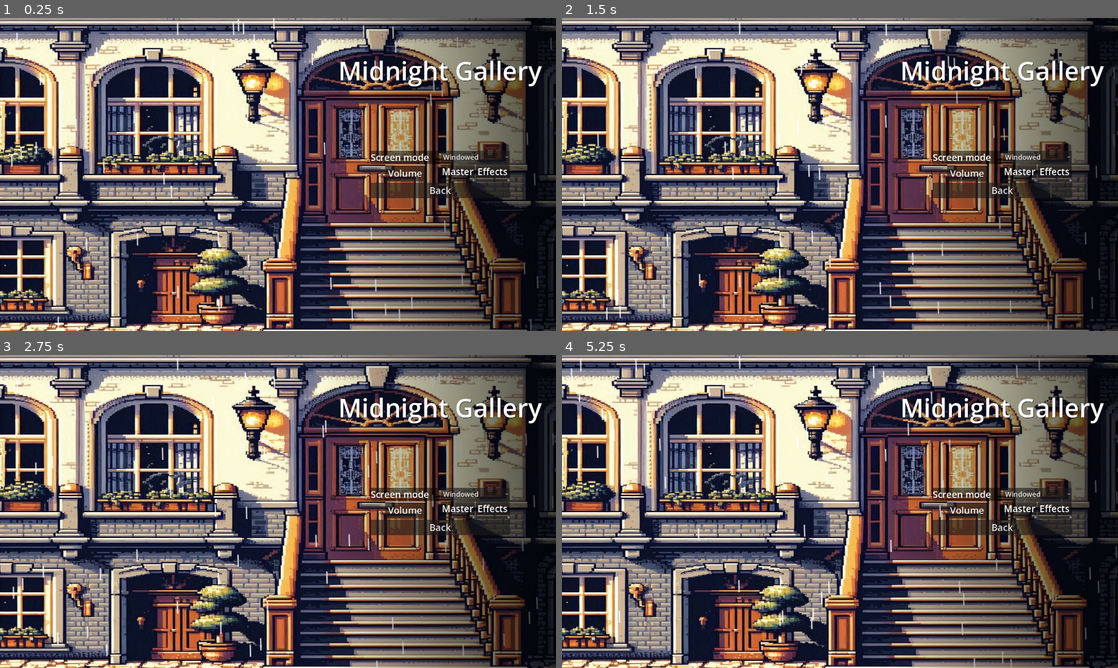
Above: before the commit, frames 1-4 (two rows, left to right).
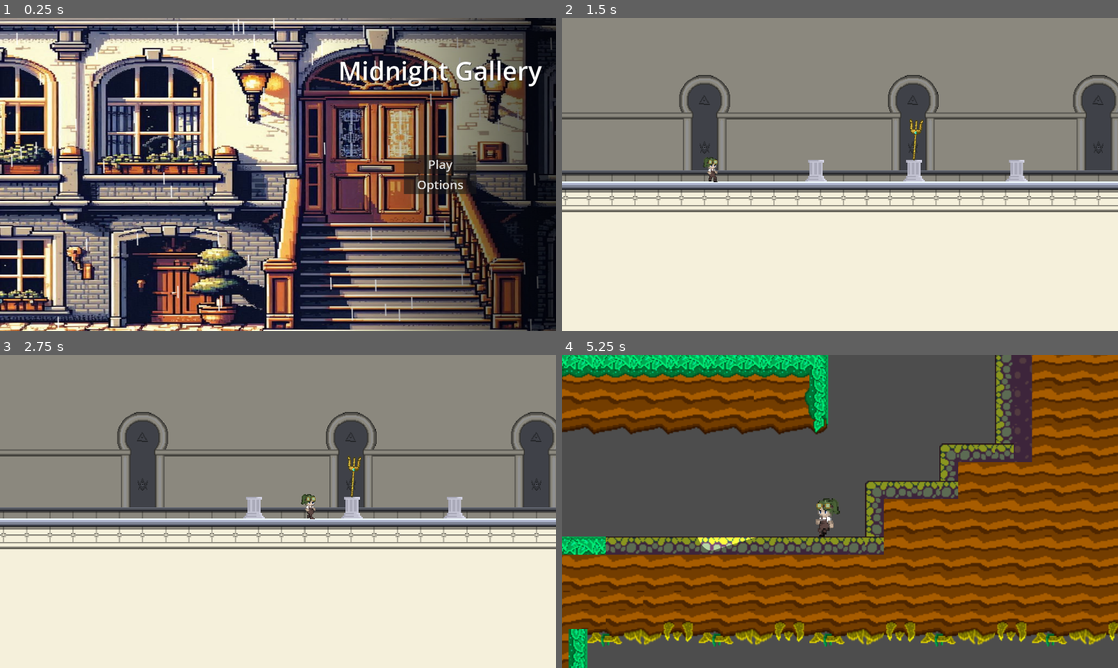
Above: after the commit, the same moments.

Repository: IES-Rafael-Alberti/GameOff2024KarambitStudios
Game: Godot game, scene res://Scenes/main_menu.tscn
Two runs of this game, one before a commit and one after it. Both use one fixed random seed, a clock stepped at 60 frames per second and the inputs below. The engine's default icon, where the game draws it, is replaced by a stand-in: a white triangle on a blue panel in a dark square.
Inputs (mouse positions are in pixels of both pictures, inside the frame that each line leads up to):
- Up to frame 1 (0.25 s): no input
- Up to frame 2 (1.5 s): click (1001, 165) at 0.5 s, where only the run after the commit has a clickable "Play"; move the mouse to (962, 158) at 1.27 s; hold D (Move_right) from 1.28 s (still down); tap E (Action) at 1.35 s
- Up to frame 3 (2.75 s): keep holding D (Move_right); tap Space (Jump) at 1.52, 2.27 s; move the mouse to (166, 527) at 2.02 s; tap Shift (Dash) at 2.1 s
- Up to frame 4 (5.25 s): move the mouse to (895, 442) at 2.77 s; release D (Move_right) at 2.78 s; hold A (Move_left) 2.78-3.53 s; right-click (895, 442) at 2.85 s; move the mouse to (812, 574) at 3.52 s; hold D (Move_right) 3.53-5.03 s; tap E (Action) at 3.6 s; tap Space (Jump) at 3.77, 4.52 s; move the mouse to (1006, 558) at 4.27 s; tap Shift (Dash) at 4.35 s; move the mouse to (673, 464) at 5.02 s; hold A (Move_left) from 5.03 s (still down); right-click (673, 464) at 5.1 s

The runs differ from the first frame. In frame 1, 1.9% of the frame differs, in the area x 66-92%, y 42-58%; in frame 2, 93%; in frame 3, 93%; in frame 4, 97%, in the area x 0-100%, y 0-100%.

Commit message:
Mecanica de mono

Diff:
--- a/Scenes/main_menu.tscn
+++ b/Scenes/main_menu.tscn
@@ -93,7 +93,6 @@
 horizontal_alignment = 1
 
 [node name="FirstMenu" type="VBoxContainer" parent="Panel/BackGroundButton"]
-visible = false
 z_index = 1
 layout_mode = 1
 anchors_preset = 13
@@ -121,6 +120,7 @@
 text = "Options"
 
 [node name="OptionsMenu" type="VBoxContainer" parent="Panel/BackGroundButton"]
+visible = false
 z_index = 1
 layout_mode = 1
 anchors_preset = 13
--- a/Scenes/monkey.tscn
+++ b/Scenes/monkey.tscn
@@ -1,19 +1,54 @@
-[gd_scene load_steps=4 format=3 uid="uid://daq4hixxbx71i"]
+[gd_scene load_steps=8 format=3 uid="uid://daq4hixxbx71i"]
 
 [ext_resource type="Script" path="res://Scripts/monkey.gd" id="1_qaunr"]
+[ext_resource type="Texture2D" uid="uid://bqy2m8rx7tssa" path="res://Assets/Sprites/Enemies/sprite_enemigo_mono_idle.png" id="2_uqg1j"]
 
-[sub_resource type="CanvasTexture" id="CanvasTexture_01ecm"]
+[sub_resource type="AtlasTexture" id="AtlasTexture_byl4x"]
+atlas = ExtResource("2_uqg1j")
+region = Rect2(0, 0, 32, 32)
+
+[sub_resource type="AtlasTexture" id="AtlasTexture_flool"]
+atlas = ExtResource("2_uqg1j")
+region = Rect2(32, 0, 32, 32)
+
+[sub_resource type="AtlasTexture" id="AtlasTexture_vj8xg"]
+atlas = ExtResource("2_uqg1j")
+region = Rect2(64, 0, 32, 32)
+
+[sub_resource type="SpriteFrames" id="SpriteFrames_6l43g"]
+animations = [{
+"frames": [{
+"duration": 1.0,
+"texture": SubResource("AtlasTexture_byl4x")
+}, {
+"duration": 1.0,
+"texture": SubResource("AtlasTexture_flool")
+}, {
+"duration": 1.0,
+"texture": SubResource("AtlasTexture_vj8xg")
+}, {
+"duration": 1.0,
+"texture": SubResource("AtlasTexture_flool")
+}],
+"loop": true,
+"name": &"default",
+"speed": 6.0
+}]
 
 [sub_resource type="RectangleShape2D" id="RectangleShape2D_d3j8t"]
+size = Vector2(457, 740)
 
 [node name="Monkey" type="CharacterBody2D"]
+texture_filter = 1
 script = ExtResource("1_qaunr")
 
-[node name="SpriteMonkey" type="Sprite2D" parent="."]
+[node name="SpriteMonkey" type="AnimatedSprite2D" parent="."]
 scale = Vector2(32, 32)
-texture = SubResource("CanvasTexture_01ecm")
+sprite_frames = SubResource("SpriteFrames_6l43g")
+frame_progress = 0.97457
 
 [node name="ColliderMonkey" type="CollisionShape2D" parent="."]
+position = Vector2(-9.5, 82)
 shape = SubResource("RectangleShape2D_d3j8t")
 
 [node name="ShootingPoint" type="Node2D" parent="."]
--- a/Scenes/monkey_stone.tscn
+++ b/Scenes/monkey_stone.tscn
@@ -1,13 +1,18 @@
-[gd_scene load_steps=3 format=3 uid="uid://dexdfrjye1ocu"]
+[gd_scene load_steps=4 format=3 uid="uid://dexdfrjye1ocu"]
 
 [ext_resource type="Script" path="res://Scripts/monkey_stone.gd" id="1_vvy4f"]
+[ext_resource type="Texture2D" uid="uid://126x1nohvvqk" path="res://Assets/Sprites/Stone.png" id="2_6wu5o"]
 
 [sub_resource type="CircleShape2D" id="CircleShape2D_be3y3"]
+radius = 6.0
 
 [node name="MonkeyStone" type="RigidBody2D"]
 script = ExtResource("1_vvy4f")
 
 [node name="SpriteStone" type="Sprite2D" parent="."]
+texture_filter = 1
+texture = ExtResource("2_6wu5o")
+region_rect = Rect2(0, -0.951334, 1.9342, 1.95133)
 
 [node name="CollisionShape2D" type="CollisionShape2D" parent="."]
 shape = SubResource("CircleShape2D_be3y3")
--- a/Scenes/museum_scene.tscn
+++ b/Scenes/museum_scene.tscn
@@ -49,6 +49,8 @@
 shader_parameter/Colors = Color(0.125911, 0.125911, 0.125911, 1)
 shader_parameter/mix_color = 0.5
 shader_parameter/alphaColor = 1.0
+
+[sub_resource type="WorldBoundaryShape2D" id="WorldBoundaryShape2D_hlojj"]
 
 [node name="MuseumScene" type="Node2D"]
 script = ExtResource("1_tks1q")
@@ -112,3 +114,8 @@
 [node name="Walls" type="Node" parent="."]
 
 [node name="Area2D" type="Area2D" parent="Walls"]
+position = Vector2(-180, 0)
+
+[node name="LeftWall" type="CollisionShape2D" parent="Walls/Area2D"]
+rotation = 1.5708
+shape = SubResource("WorldBoundaryShape2D_hlojj")
--- a/Scenes/player.tscn
+++ b/Scenes/player.tscn
@@ -683,6 +683,33 @@
 "values": [0, 1, 3, 4, 4, 4, 5, 6, 7, 0]
 }
 
+[sub_resource type="Animation" id="Animation_ikesl"]
+resource_name = "attack_melee"
+tracks/0/type = "value"
+tracks/0/imported = false
+tracks/0/enabled = true
+tracks/0/path = NodePath("PlayerSprite:animation")
+tracks/0/interp = 1
+tracks/0/loop_wrap = true
+tracks/0/keys = {
+"times": PackedFloat32Array(0),
+"transitions": PackedFloat32Array(1),
+"update": 1,
+"values": [&"attack_melee"]
+}
+tracks/1/type = "value"
+tracks/1/imported = false
+tracks/1/enabled = true
+tracks/1/path = NodePath("PlayerSprite:frame")
+tracks/1/interp = 1
+tracks/1/loop_wrap = true
+tracks/1/keys = {
+"times": PackedFloat32Array(0, 0.0666667, 0.133333, 0.2, 0.266667, 0.333333, 0.4, 0.466667, 0.533333, 0.6, 0.666667, 0.733333, 0.8, 0.866667, 0.933333, 1),
+"transitions": PackedFloat32Array(1, 1, 1, 1, 1, 1, 1, 1, 1, 1, 1, 1, 1, 1, 1, 1),
+"update": 1,
+"values": [0, 1, 2, 3, 4, 5, 6, 7, 8, 9, 10, 11, 12, 13, 14, 15]
+}
+
 [sub_resource type="Animation" id="Animation_mgq5k"]
 resource_name = "dash"
 length = 0.8
@@ -709,6 +736,34 @@
 "transitions": PackedFloat32Array(1, 1, 1, 1, 1, 1),
 "update": 1,
 "values": [0, 1, 1, 2, 2, 3]
+}
+
+[sub_resource type="Animation" id="Animation_6s6k8"]
+resource_name = "death"
+step = 1.0003
+tracks/0/type = "value"
+tracks/0/imported = false
+tracks/0/enabled = true
+tracks/0/path = NodePath("PlayerSprite:animation")
+tracks/0/interp = 1
+tracks/0/loop_wrap = true
+tracks/0/keys = {
+"times": PackedFloat32Array(0),
+"transitions": PackedFloat32Array(1),
+"update": 1,
+"values": [&"death"]
+}
+tracks/1/type = "value"
+tracks/1/imported = false
+tracks/1/enabled = true
+tracks/1/path = NodePath("PlayerSprite:frame")
+tracks/1/interp = 1
+tracks/1/loop_wrap = true
+tracks/1/keys = {
+"times": PackedFloat32Array(0, 0.1, 0.2, 0.3, 0.4, 0.5, 0.6, 0.7, 0.8, 0.9, 1),
+"transitions": PackedFloat32Array(1, 1, 1, 1, 1, 1, 1, 1, 1, 1, 1),
+"update": 1,
+"values": [0, 1, 2, 3, 4, 5, 6, 7, 8, 9, 10]
 }
 
 [sub_resource type="Animation" id="Animation_s8gh4"]
@@ -825,61 +880,6 @@
 "values": [5, 1, 2, 3, 4, 5, 6, 7, 8, 9, 10, 11]
 }
 
-[sub_resource type="Animation" id="Animation_6s6k8"]
-resource_name = "death"
-step = 1.0003
-tracks/0/type = "value"
-tracks/0/imported = false
-tracks/0/enabled = true
-tracks/0/path = NodePath("PlayerSprite:animation")
-tracks/0/interp = 1
-tracks/0/loop_wrap = true
-tracks/0/keys = {
-"times": PackedFloat32Array(0),
-"transitions": PackedFloat32Array(1),
-"update": 1,
-"values": [&"death"]
-}
-tracks/1/type = "value"
-tracks/1/imported = false
-tracks/1/enabled = true
-tracks/1/path = NodePath("PlayerSprite:frame")
-tracks/1/interp = 1
-tracks/1/loop_wrap = true
-tracks/1/keys = {
-"times": PackedFloat32Array(0, 0.1, 0.2, 0.3, 0.4, 0.5, 0.6, 0.7, 0.8, 0.9, 1),
-"transitions": PackedFloat32Array(1, 1, 1, 1, 1, 1, 1, 1, 1, 1, 1),
-"update": 1,
-"values": [0, 1, 2, 3, 4, 5, 6, 7, 8, 9, 10]
-}
-
-[sub_resource type="Animation" id="Animation_ikesl"]
-resource_name = "attack_melee"
-tracks/0/type = "value"
-tracks/0/imported = false
-tracks/0/enabled = true
-tracks/0/path = NodePath("PlayerSprite:animation")
-tracks/0/interp = 1
-tracks/0/loop_wrap = true
-tracks/0/keys = {
-"times": PackedFloat32Array(0),
-"transitions": PackedFloat32Array(1),
-"update": 1,
-"values": [&"attack_melee"]
-}
-tracks/1/type = "value"
-tracks/1/imported = false
-tracks/1/enabled = true
-tracks/1/path = NodePath("PlayerSprite:frame")
-tracks/1/interp = 1
-tracks/1/loop_wrap = true
-tracks/1/keys = {
-"times": PackedFloat32Array(0, 0.0666667, 0.133333, 0.2, 0.266667, 0.333333, 0.4, 0.466667, 0.533333, 0.6, 0.666667, 0.733333, 0.8, 0.866667, 0.933333, 1),
-"transitions": PackedFloat32Array(1, 1, 1, 1, 1, 1, 1, 1, 1, 1, 1, 1, 1, 1, 1, 1),
-"update": 1,
-"values": [0, 1, 2, 3, 4, 5, 6, 7, 8, 9, 10, 11, 12, 13, 14, 15]
-}
-
 [sub_resource type="AnimationLibrary" id="AnimationLibrary_rf32s"]
 _data = {
 "RESET": SubResource("Animation_suxom"),
Binary file added: Assets/Sprites/Stone.png
Not shown, added: Assets/Sprites/Stone.png.import
Not shown: 1 places in Scenes/museum_scene.tscn that only renumber resources
